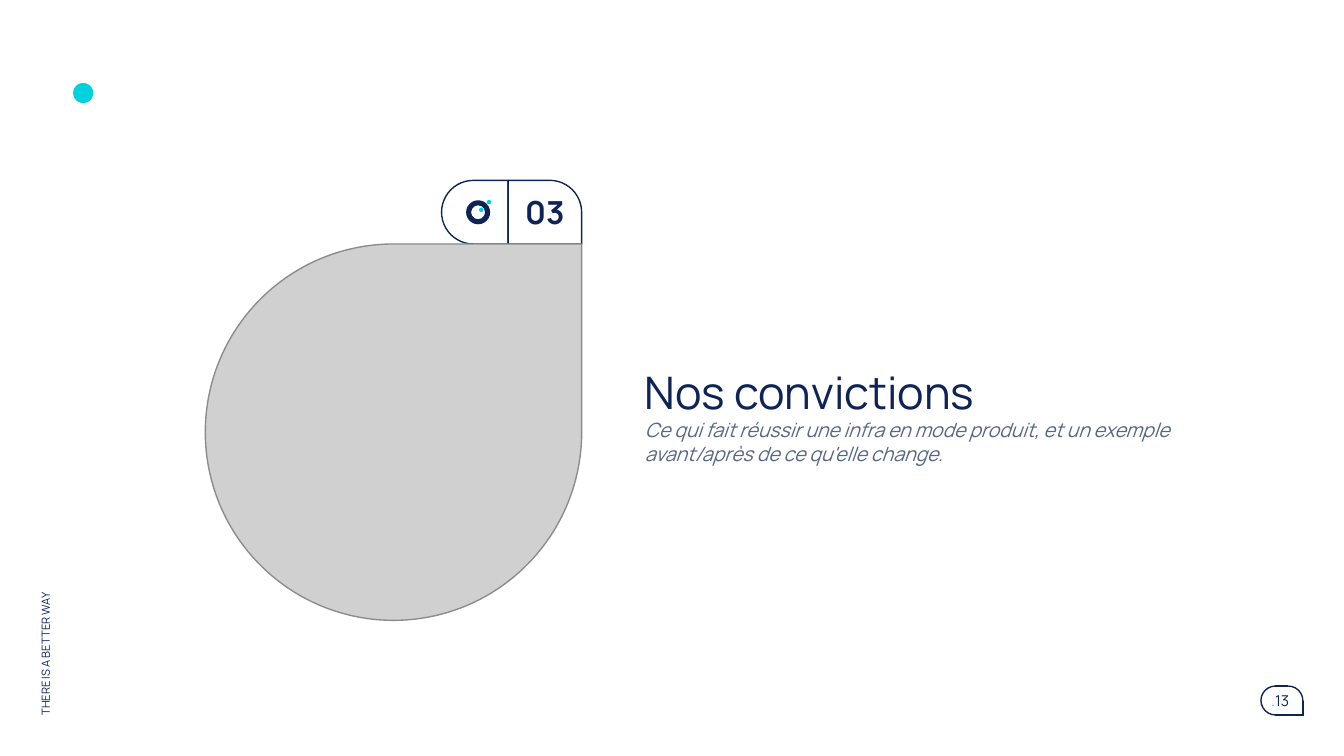
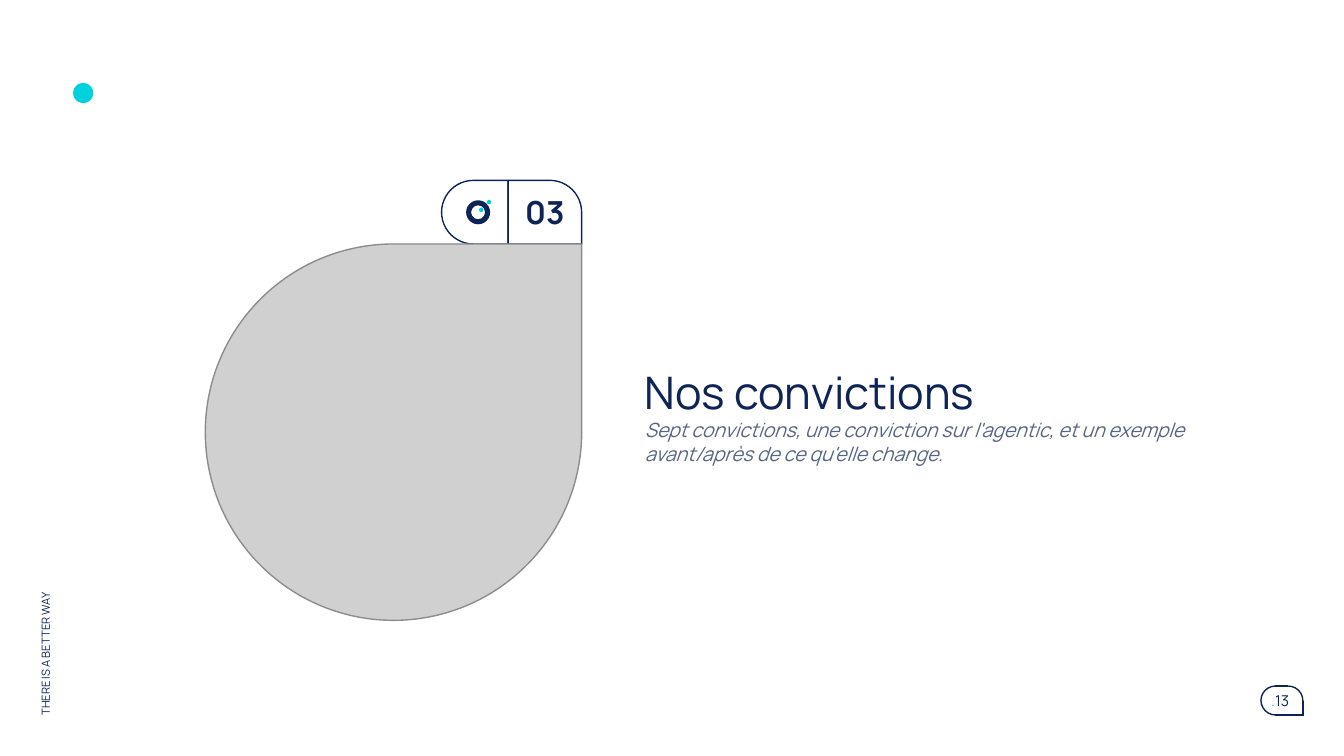
Before and after one commit to claudecamus-dot/Vscode3, a slide deck: slide 13 of docs/cadrage-ppt/bmad-iap-cadrage-synthese.pptx. Drawn at 1344x756 pixels with LibreOffice and Linux fonts; fonts in the diff are those of the drawing; grey boxes stand for pictures. Boxes give left, top, right and bottom in pixels: in the first picture for what was removed or moved away, otherwise in the second. Text is boxed around its words. In the diff, an @@ line names an element or a change of style, - is before the commit and + after.

```diff
--- a/docs/cadrage-ppt/bmad-iap-cadrage-synthese.pptx
+++ b/docs/cadrage-ppt/bmad-iap-cadrage-synthese.pptx
@@ title at box(645, 422, 1184, 466): text changed @@
-Ce qui fait réussir une infra en mode produit, et un exemple avant/après de ce qu'elle change.
+Sept convictions, une conviction sur l'agentic, et un exemple avant/après de ce qu'elle change.
```
Also in this commit, not shown: 23 other slides changed, 2 slides added, 1 slide removed, 2 other files.
